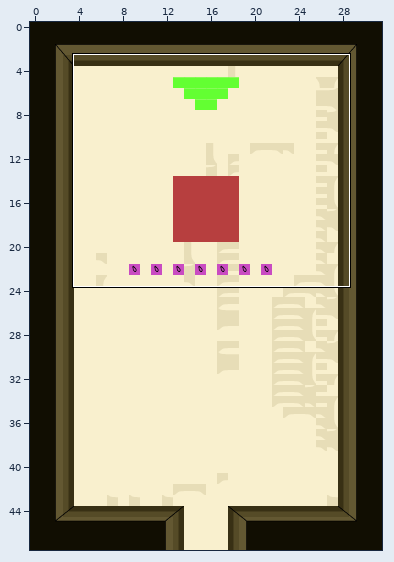
Tiled map: assets/lvl_final.tmx. The first picture is a wide view before the edit; the outline marks the close-up.
Close-up. Before the edit:
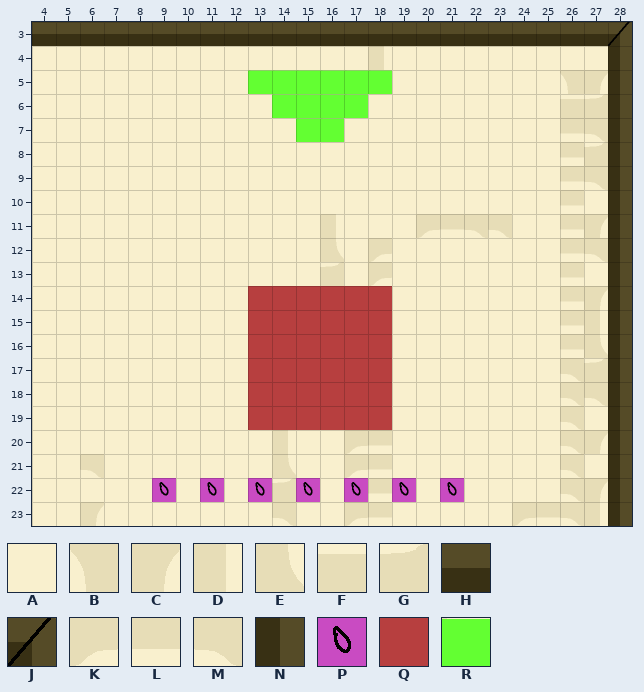
Cells are 48x48 px. Shown: x 4..28, y 3..23. The commit also changed other parts of the map, which this record leaves out.
Key: from "Tilesetv2": A 0, B 16, C 17, D 29, E 41, F 52, G 53, H 56, J 57, K 63, L 64, M 65, N 69, P 72, Q 74, R 75.
_ is an empty cell.
Layer "Calque de Tile 1" before, first column x 4:
 3 HHHHHHHHHHHHHHHHHHHHHHHHJ
 4 AAAAAAAAAAAAAADAAAAAAAAAN
 5 AAAAAAAAARRRRRRAAAAAAABCN
 6 AAAAAAAAAARRRRAAAAAAAAFGN
 7 AAAAAAAAAAARRAAAAAAAAALMN
 8 AAAAAAAAAAAAAAAAAAAAAALGN
 9 AAAAAAAAAAAAAAAAAAAAAALMN
10 AAAAAAAAAAAAAAAAAAAAAALAN
11 AAAAAAAAAAAADAAAKLMMAALCN
12 AAAAAAAAAAAAEAKAAAAAAALMN
13 AAAAAAAAAAAAGAKAAAAAAALAN
14 AAAAAAAAAQQQQQQAAAAAAALCN
15 AAAAAAAAAQQQQQQAAAAAAALDN
16 AAAAAAAAAQQQQQQAAAAAAALEN
17 AAAAAAAAAQQQQQQAAAAAAAMGN
18 AAAAAAAAAQQQQQQAAAAAAAMMN
19 AAAAAAAAAQQQQQQAAAAAAAMAN
20 AAAAAAAAAADAAKLAAAAAAAMCN
21 AAMAAAAAAAEAAKLAAAAAAAMAN
22 AAAAAPAPAPGPAPLPAPAAAAMCN
23 AACAAAAAAAMAAKLAAAAAKLMDN
After the commit:
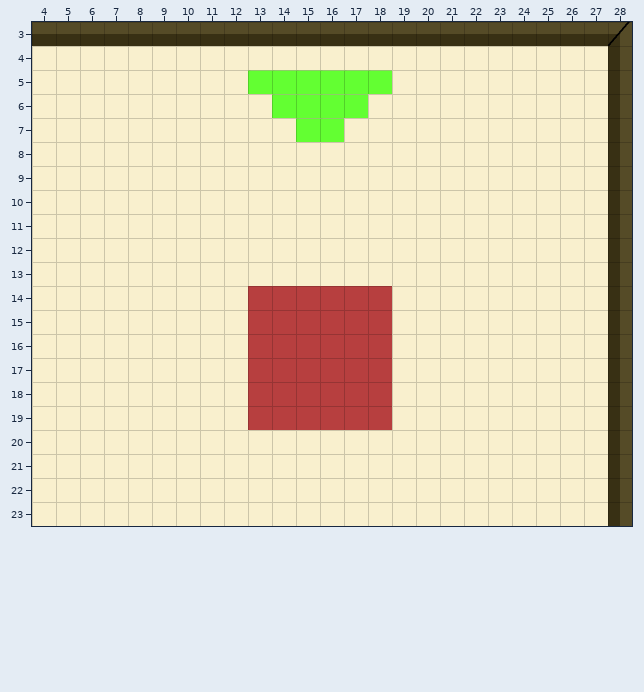
Edits made:
{"where": "layer \"Calque de Tile 1\""}
{"y":4,"x":18,"old":"D","new":"A"}
{"y":5,"x":26,"old":"BC","new":"AA"}
{"y":6,"x":26,"old":"FG","new":"AA"}
{"y":7,"x":26,"old":"LM","new":"AA"}
{"y":8,"x":26,"old":"LG","new":"AA"}
{"y":9,"x":26,"old":"LM","new":"AA"}
{"y":10,"x":26,"old":"L","new":"A"}
{"y":11,"x":16,"old":"D","new":"A"}
{"y":11,"x":20,"old":"KLMM","new":"AAAA"}
{"y":11,"x":26,"old":"LC","new":"AA"}
{"y":12,"x":16,"old":"E","new":"A"}
{"y":12,"x":18,"old":"K","new":"A"}
{"y":12,"x":26,"old":"LM","new":"AA"}
{"y":13,"x":16,"old":"G","new":"A"}
{"y":13,"x":18,"old":"K","new":"A"}
{"y":13,"x":26,"old":"L","new":"A"}
{"y":14,"x":26,"old":"LC","new":"AA"}
{"y":15,"x":26,"old":"LD","new":"AA"}
{"y":16,"x":26,"old":"LE","new":"AA"}
{"y":17,"x":26,"old":"MG","new":"AA"}
{"y":18,"x":26,"old":"MM","new":"AA"}
{"y":19,"x":26,"old":"M","new":"A"}
{"y":20,"x":14,"old":"D","new":"A"}
{"y":20,"x":17,"old":"KL","new":"AA"}
{"y":20,"x":26,"old":"MC","new":"AA"}
{"y":21,"x":6,"old":"M","new":"A"}
{"y":21,"x":14,"old":"E","new":"A"}
{"y":21,"x":17,"old":"KL","new":"AA"}
{"y":21,"x":26,"old":"M","new":"A"}
{"y":22,"x":9,"old":"P","new":"A"}
{"y":22,"x":11,"old":"P","new":"A"}
{"y":22,"x":13,"old":"PGP","new":"AAA"}
{"y":22,"x":17,"old":"PLP","new":"AAA"}
{"y":22,"x":21,"old":"P","new":"A"}
{"y":22,"x":26,"old":"MC","new":"AA"}
{"y":23,"x":6,"old":"C","new":"A"}
{"y":23,"x":14,"old":"M","new":"A"}
{"y":23,"x":17,"old":"KL","new":"AA"}
{"y":23,"x":24,"old":"KLMD","new":"AAAA"}
